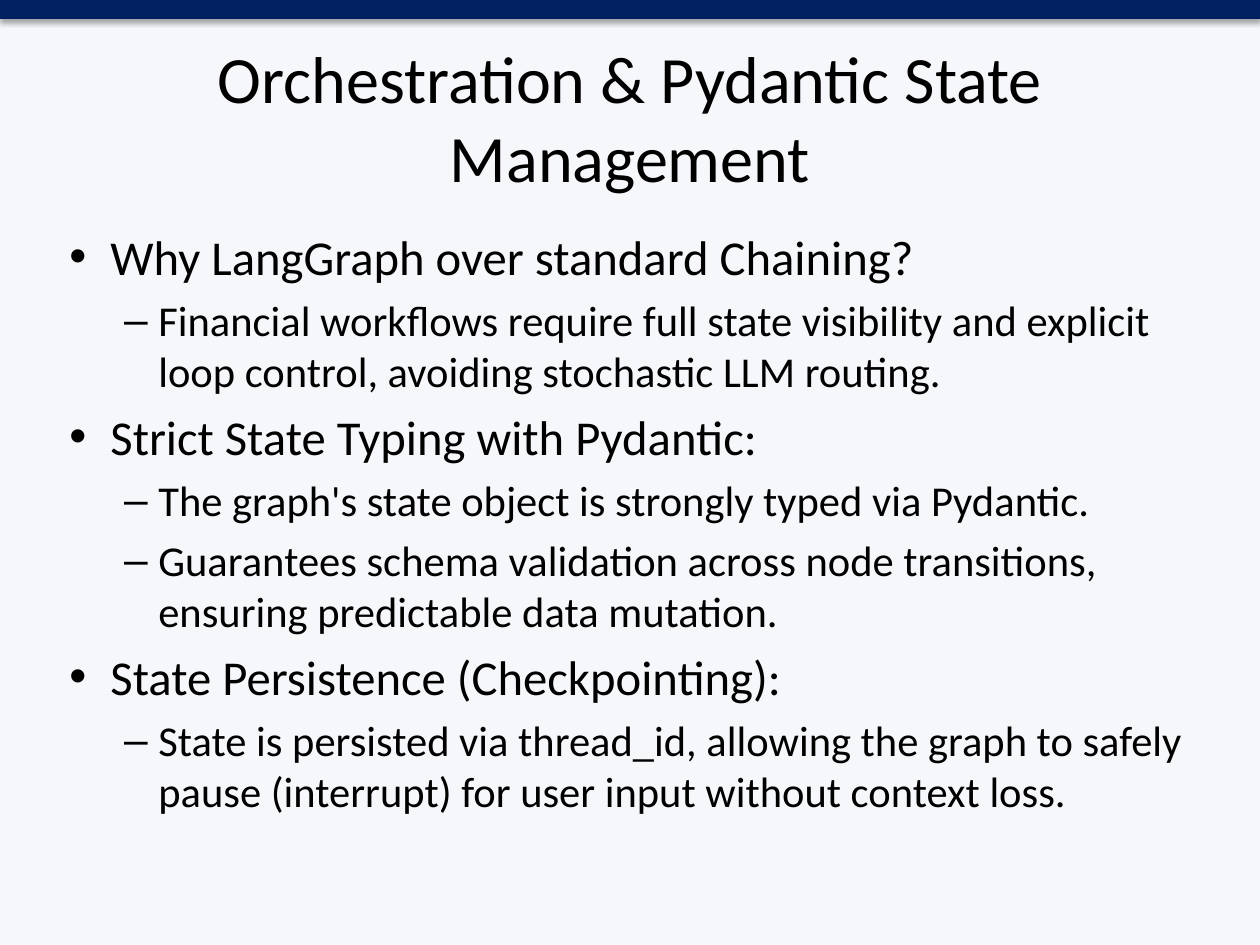
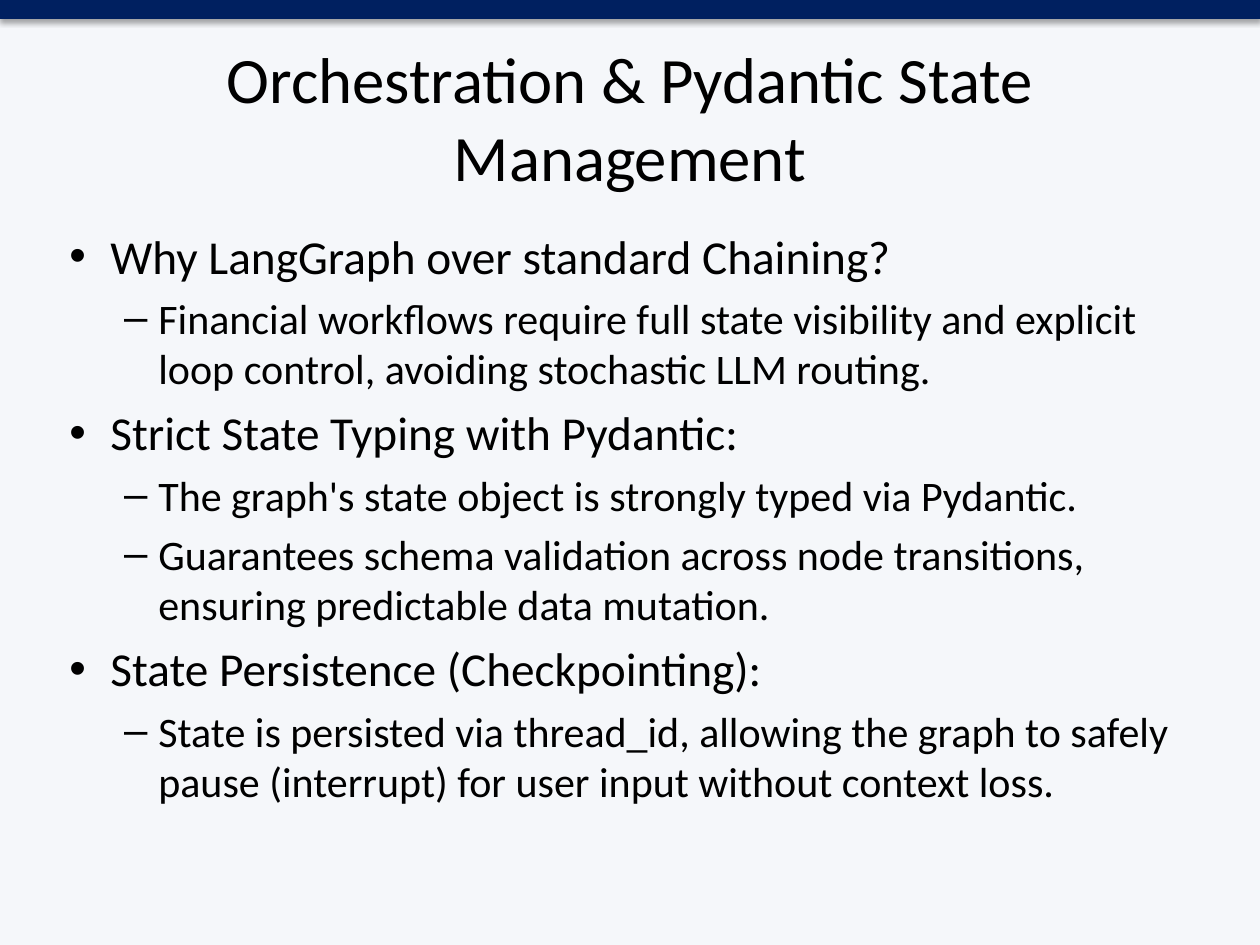
Before and after one commit to vendroid7/agentic-rag, a slide deck: slide 4 of Agentic_RAG .pptx. Drawn at 1260x945 pixels with LibreOffice and Linux fonts; fonts in the diff are those of the drawing. Boxes give left, top, right and bottom in pixels: in the first picture for what was removed or moved away, otherwise in the second. Text is boxed around its words. In the diff, an @@ line names an element or a change of style, - is before the commit and + after.

Commit message:
updated presentation with improved formatting and new sections

```diff
--- a/Agentic_RAG .pptx
+++ b/Agentic_RAG .pptx
@@ title "Orchestration & Pydantic State Management" at <box>227,58,1033,192</box>: size 37.8 to 37 pt @@
@@ text "Why LangGraph over standard Chaining?" at <box>110,241,1168,804</box>: size 27.8 to 27 pt in "Why LangGraph over standard Chaining?", "Strict State Typing with Pydantic:", "State Persistence (Checkpointing):"; size 24.4 to 24 pt in "Financial workflows require full state visibility and ...", "The graph's state object is strongly typed ...", "Guarantees schema validation across node transitions, ensuri ...", "State is persisted via thread_id, allowing the ..." @@
```
Also in this commit, not shown: 8 other slides changed, 1 slide added.
